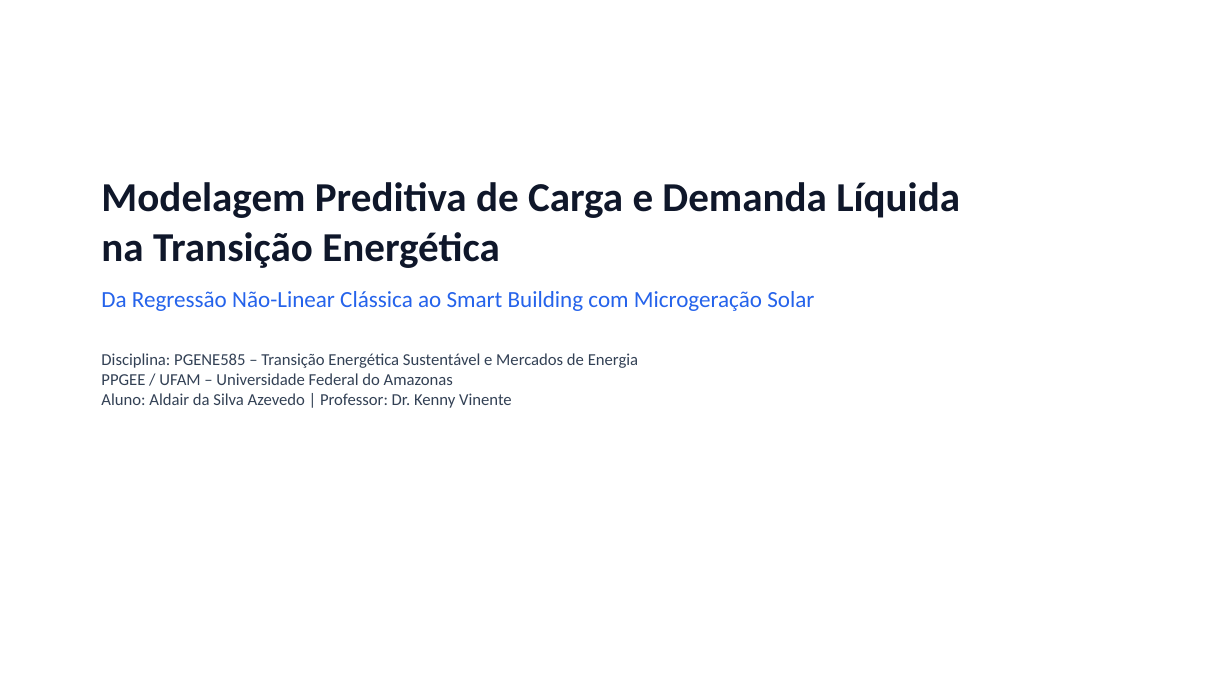
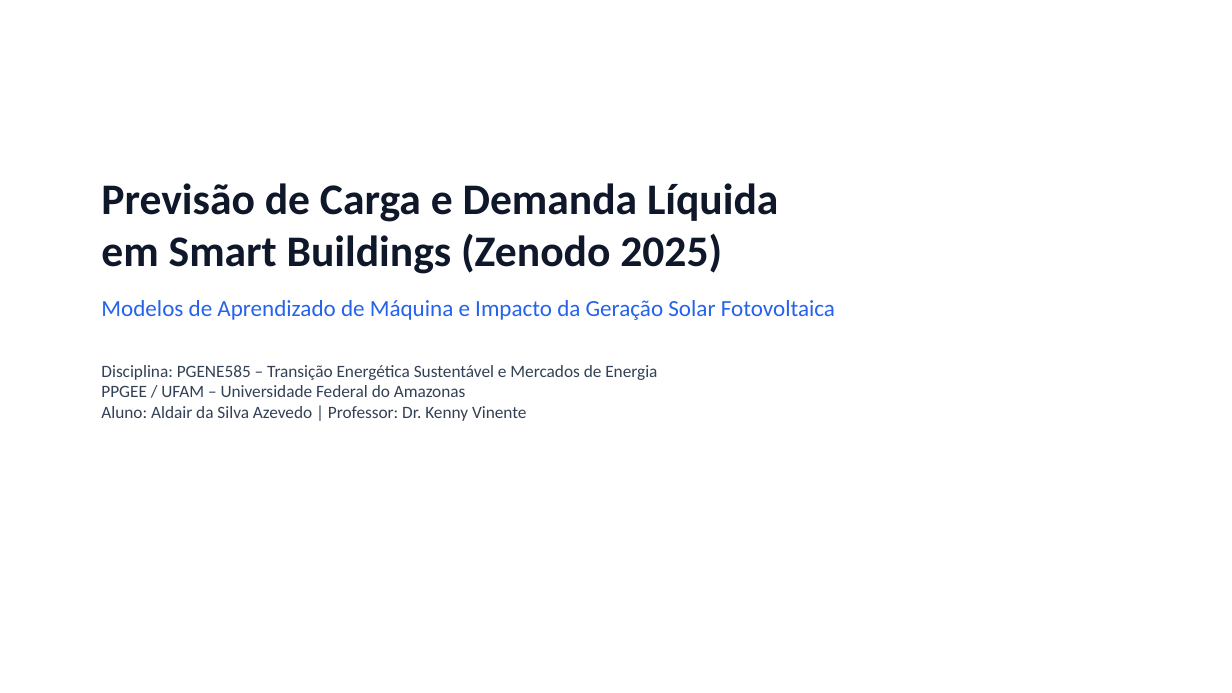
Before and after one commit to AldairAzevedo/energy-demand-forecast, a slide deck: slide 1 of presentation/slides_apresentacao.pptx. Drawn at 1232x693 pixels with LibreOffice and Linux fonts; fonts in the diff are those of the drawing. Boxes give left, top, right and bottom in pixels: in the first picture for what was removed or moved away, otherwise in the second. Text is boxed around its words. In the diff, an @@ line names an element or a change of style, - is before the commit and + after.

Commit message:
refactor(slides): atualiza apresentacao de 7 slides focada 100% no desafio Zenodo

```diff
--- a/presentation/slides_apresentacao.pptx
+++ b/presentation/slides_apresentacao.pptx
@@ text at <box>101,183,835,320</box>: text changed @@
-Modelagem Preditiva de Carga e Demanda Líquida
-na Transição Energética
-Da Regressão Não-Linear Clássica ao Smart Building com Microgeração Solar
+Previsão de Carga e Demanda Líquida
+em Smart Buildings (Zenodo 2025)
+Modelos de Aprendizado de Máquina e Impacto da Geração Solar Fotovoltaica
@@ text at <box>101,365,657,421</box>: size 13 to 13.5 pt in "Disciplina: PGENE585 – Transição Energética Sustentável e ..."; more space between paragraphs @@
```
Also in this commit, not shown: 2 other slides changed, 4 slides added, 7 slides removed, 2 other files.
